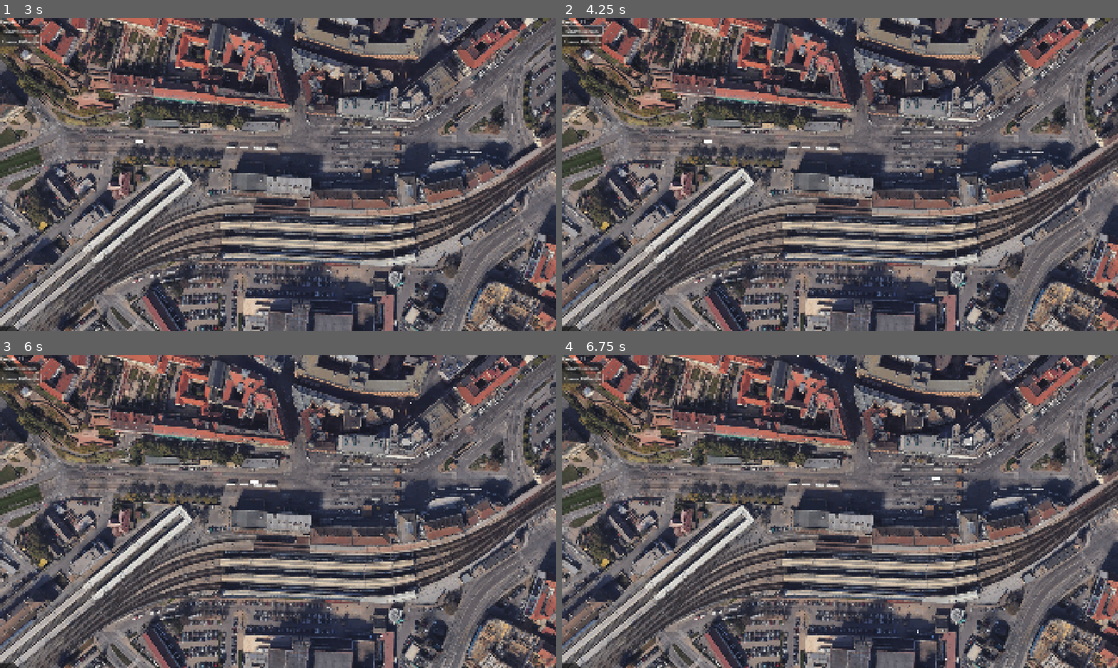
Above: before the commit, frames 1-4 (two rows, left to right).
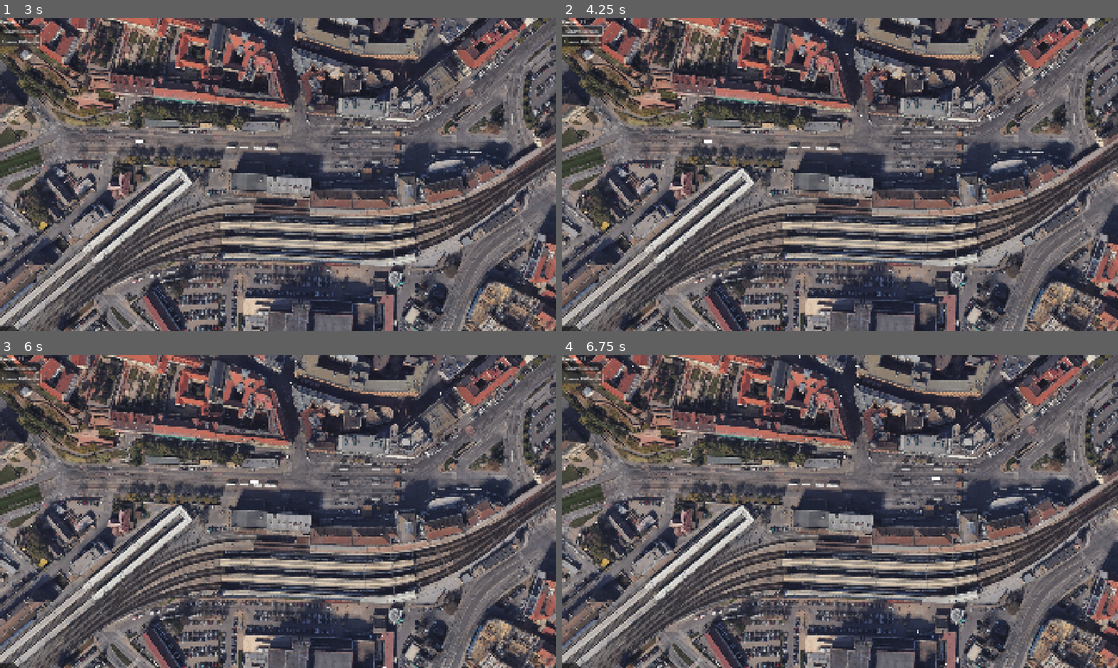
Above: after the commit, the same moments.

Repository: VojtaStruhar/hlavas
Game: Godot game, scene res://Scenes/main.tscn
Two runs of this game, one before a commit and one after it. Both use one fixed random seed, a clock stepped at 60 frames per second and the inputs below.
Inputs:
- Up to frame 1 (3 s): click "Spawn person" at 0.5 s; click "Spawn 10 People" at 1.25 s; click "Spawn person" at 2 s; click "Spawn 10 People" at 2.75 s
- Up to frame 2 (4.25 s): click "Spawn person" at 3.5 s
- Up to frame 3 (6 s): click "Spawn 10 People" at 4.25 s
- Up to frame 4 (6.75 s): no input

Frame 1 is identical in both runs. In frame 2, less than 0.1% of the frame differs, in the area x 3-80%, y 0-94%; in frame 3, less than 0.1%; in frame 4, less than 0.1%, in the area x 0-80%, y 0-100%.

Commit message:
Some more places, links, areas

Diff:
--- a/Scenes/main.tscn
+++ b/Scenes/main.tscn
@@ -18,7 +18,7 @@
 		people_label.text = \"People: \" + str(v)
 
 func _on_spawn_person_pressed() -> void:
-	var place = PlacesManager.places.pick_random() as PointOfInterest
+	var place = PlacesManager.get_random() as PointOfInterest
 	place.people_inside += 1
 	people_count += 1
 
@@ -101,15 +101,16 @@
 agent_radius = 2.0
 
 [sub_resource type="NavigationPolygon" id="NavigationPolygon_54rwp"]
-vertices = PackedVector2Array(981.547, 335.062, 1003.33, 342.32, 974.156, 399.727, 963.133, 391.281, 955.453, 405.969, 942.469, 397.023, 507.141, 388, 294.547, 372.992, 258.68, 380.008, 224.812, 359.648, 209.328, 363.562, 163.453, 283.68, 150.648, 294.469)
-polygons = Array[PackedInt32Array]([PackedInt32Array(0, 1, 2, 3), PackedInt32Array(3, 2, 4, 5), PackedInt32Array(5, 4, 6, 7), PackedInt32Array(7, 6, 8), PackedInt32Array(9, 7, 8, 10), PackedInt32Array(11, 9, 10, 12)])
-outlines = Array[PackedVector2Array]([PackedVector2Array(979, 330, 1009, 340, 977, 403, 956, 410, 507, 392, 258, 384, 207, 367, 145, 294, 164, 278, 227, 356, 295, 369, 942, 393, 960, 388)])
-agent_radius = 4.0
+vertices = PackedVector2Array(997, 366.633, 996.008, 489.828, 975.039, 488.156, 977.047, 407, 961.57, 389.641, 980.273, 332.531, 1006.4, 341.242, 956.078, 407, 942.242, 395.008, 507.07, 390, 294.773, 370.992, 258.352, 382, 225.898, 357.828, 208.141, 365.273, 163.719, 280.844, 147.82, 294.242)
+polygons = Array[PackedInt32Array]([PackedInt32Array(0, 1, 2, 3), PackedInt32Array(4, 5, 6, 0, 3, 7), PackedInt32Array(8, 4, 7), PackedInt32Array(8, 7, 9, 10), PackedInt32Array(10, 9, 11), PackedInt32Array(12, 10, 11, 13), PackedInt32Array(14, 12, 13, 15)])
+outlines = Array[PackedVector2Array]([PackedVector2Array(979, 330, 1009, 340, 999, 367, 998, 492, 973, 490, 975, 409, 956, 409, 507, 392, 258, 384, 207, 367, 145, 294, 164, 278, 227, 356, 295, 369, 942, 393, 960, 388)])
+agent_radius = 2.0
 
 [sub_resource type="NavigationPolygon" id="NavigationPolygon_nerr0"]
-vertices = PackedVector2Array(412.117, 33.0312, 368.742, 176.453, 306.25, 171.93, 351.992, 23.2578)
-polygons = Array[PackedInt32Array]([PackedInt32Array(0, 1, 2, 3)])
-outlines = Array[PackedVector2Array]([PackedVector2Array(345, 12, 425, 25, 376, 187, 293, 181)])
+vertices = PackedVector2Array(195.352, 13.2266, 234.539, -26.75, 238.156, 33.8828, 280.703, 66.2109, 293.148, 53.5234, 267.93, 145.344, 256.867, 146.648, 304.391, 165.859, 304.781, 150.422, 373.094, 182.773, 299.047, 177.422, 347.75, 16.5, 419.844, 28.2109)
+polygons = Array[PackedInt32Array]([PackedInt32Array(0, 1, 2), PackedInt32Array(3, 0, 2), PackedInt32Array(3, 2, 4), PackedInt32Array(3, 4, 5, 6), PackedInt32Array(7, 6, 5, 8, 9), PackedInt32Array(9, 10, 7), PackedInt32Array(11, 12, 9, 8)])
+outlines = Array[PackedVector2Array]([PackedVector2Array(345, 12, 425, 25, 376, 187, 293, 181, 299, 168, 252, 149, 276, 68, 189, 14, 238, -36, 242, 31, 298, 51, 273, 142, 302, 146)])
+agent_radius = 4.0
 
 [sub_resource type="NavigationPolygon" id="NavigationPolygon_74g3j"]
 vertices = PackedVector2Array(334.727, 261.922, 333.172, 286.102, 283.477, 303.594, 257.297, 287.219, 282.656, 261.023)
@@ -118,9 +119,9 @@
 agent_radius = 4.0
 
 [sub_resource type="NavigationPolygon" id="NavigationPolygon_g5y6a"]
-vertices = PackedVector2Array(403.328, 270.422, 477.578, 279.258, 458.43, 313.391, 395.5, 318.383, 280.289, 345.867, 286.641, 340.148, 222.023, 315.078, 217.523, 324.641)
-polygons = Array[PackedInt32Array]([PackedInt32Array(0, 1, 2, 3), PackedInt32Array(3, 2, 4, 5), PackedInt32Array(6, 5, 4, 7)])
-outlines = Array[PackedVector2Array]([PackedVector2Array(220, 310, 212, 327, 280, 350, 461, 317, 484, 276, 400, 266, 392, 315, 287, 336)])
+vertices = PackedVector2Array(403.328, 270.422, 477.578, 279.258, 458.43, 313.383, 439.008, 316.82, 395.5, 318.383, 413.328, 370.062, 410.367, 362.672, 442.82, 353.828, 450.141, 358.344, 433.977, 317.859, 280.289, 345.867, 286.641, 340.148, 222.023, 315.078, 217.523, 324.641)
+polygons = Array[PackedInt32Array]([PackedInt32Array(0, 1, 2, 3, 4), PackedInt32Array(5, 6, 7, 8), PackedInt32Array(3, 8, 7, 9), PackedInt32Array(4, 3, 9, 10, 11), PackedInt32Array(12, 11, 10, 13)])
+outlines = Array[PackedVector2Array]([PackedVector2Array(220, 310, 212, 327, 280, 350, 430.994, 322.471, 438, 351, 405, 360, 411, 375, 455, 361, 444, 320, 461, 317, 484, 276, 400, 266, 392, 315, 287, 336)])
 agent_radius = 4.0
 
 [sub_resource type="NavigationPolygon" id="NavigationPolygon_e0i0g"]
@@ -153,13 +154,31 @@
 outlines = Array[PackedVector2Array]([PackedVector2Array(1605, 388, 1605, 404, 1752, 414, 1748, 290, 1733, 289, 1731, 395)])
 agent_radius = 2.0
 
+[sub_resource type="NavigationPolygon" id="NavigationPolygon_6bp64"]
+vertices = PackedVector2Array(544.781, 1085.59, 605.891, 1125.41, 583.648, 1126.94, 500.297, 1058.48, 450.047, 999.93, 388.922, 952.117, 400.5, 939.602, 449.039, 981.938, 369.719, 936.383, 1150.91, 856.68, 1150.11, 873.531, 1053.22, 852, 1102.85, 848.992, 898.938, 840, 726.953, 852, 652.312, 843.992, 650.656, 856.023, 613.469, 855.953, 484.617, 878.922, 600.531, 871.039, 489.328, 892.094, 355.883, 947.102, 142.641, 744.469, 116.359, 737.523, 40.3203, 640.117, 22.0234, 632.258, 22.9609, 595.227, 207.25, 500.617, 216.273, 515.383, 59.6484, 616.492)
+polygons = Array[PackedInt32Array]([PackedInt32Array(0, 1, 2, 3), PackedInt32Array(4, 0, 3, 5), PackedInt32Array(6, 7, 4, 5, 8), PackedInt32Array(9, 10, 11, 12), PackedInt32Array(13, 12, 11, 14, 15), PackedInt32Array(15, 14, 16, 17), PackedInt32Array(18, 17, 16, 19, 20), PackedInt32Array(8, 18, 20, 6), PackedInt32Array(8, 5, 21), PackedInt32Array(22, 8, 21, 23), PackedInt32Array(24, 22, 23, 25), PackedInt32Array(26, 27, 28, 29, 25), PackedInt32Array(25, 29, 24)])
+outlines = Array[PackedVector2Array]([PackedVector2Array(208, 498, 219, 516, 61, 618, 43, 640, 144, 743, 370, 934, 484, 877, 613, 854, 652, 842, 899, 838, 1103, 847, 1153, 855, 1152, 876, 1053, 854, 727, 854, 651, 858, 601, 873, 490, 894, 404, 940, 451, 981, 452, 999, 546, 1084, 612, 1127, 583, 1129, 499, 1060, 388, 954, 355, 949, 115, 739, 20, 633, 21, 594)])
+agent_radius = 2.0
+
+[sub_resource type="NavigationPolygon" id="NavigationPolygon_344ge"]
+vertices = PackedVector2Array(-59.25, 439.211, -78.7891, 330.859, -25.4766, 384.18, -33.7969, 468.297, 5.52344, 380.859, 98.4375, 311.398, 119.648, 335.258, 139.594, 375.141, 124.977, 409.852)
+polygons = Array[PackedInt32Array]([PackedInt32Array(0, 1, 2, 3), PackedInt32Array(4, 5, 6, 7, 8, 3), PackedInt32Array(2, 4, 3)])
+outlines = Array[PackedVector2Array]([PackedVector2Array(-63, 441, -35, 473, 128, 413, 144, 375, 123, 333, 99, 306, 4, 377, -24, 380, -85, 319)])
+agent_radius = 4.0
+
 [sub_resource type="CircleShape2D" id="CircleShape2D_21xkr"]
+
+[sub_resource type="CircleShape2D" id="CircleShape2D_fdnlq"]
+radius = 9.0
 
 [sub_resource type="CircleShape2D" id="CircleShape2D_kry3j"]
 
 [sub_resource type="CircleShape2D" id="CircleShape2D_6bp64"]
 radius = 14.1421
 
+[sub_resource type="CircleShape2D" id="CircleShape2D_jkdf5"]
+radius = 12.0416
+
 [sub_resource type="CircleShape2D" id="CircleShape2D_344ge"]
 radius = 17.0294
 
@@ -174,6 +193,9 @@
 
 [sub_resource type="CircleShape2D" id="CircleShape2D_6iyac"]
 radius = 18.0278
+
+[sub_resource type="CircleShape2D" id="CircleShape2D_wsu2k"]
+radius = 15.2971
 
 [node name="Main" type="Node2D"]
 
@@ -377,6 +399,18 @@
 position = Vector2(988, 349)
 start_position = Vector2(62, -11)
 
+[node name="NoveSady_KFC2" type="NavigationLink2D" parent="Links"]
+position = Vector2(988, 349)
+start_position = Vector2(26, -34)
+
+[node name="Cedok_Hlavas" type="NavigationLink2D" parent="Links"]
+position = Vector2(976, 483)
+start_position = Vector2(-13, 20)
+
+[node name="Cedok_Hlavas2" type="NavigationLink2D" parent="Links"]
+position = Vector2(993, 484)
+start_position = Vector2(8, 21)
+
 [node name="Petrov_Schody1" type="NavigationLink2D" parent="Links"]
 position = Vector2(162, 295)
 end_position = Vector2(63, 27)
@@ -439,6 +473,28 @@
 position = Vector2(1741, 297)
 end_position = Vector2(-9, -56)
 
+[node name="NoveSady_Schody" type="NavigationLink2D" parent="Links"]
+position = Vector2(423, 362)
+start_position = Vector2(-6, 3)
+end_position = Vector2(-17, 19)
+
+[node name="NoveSady_Prechod" type="NavigationLink2D" parent="Links"]
+position = Vector2(289, 375)
+start_position = Vector2(-6, 3)
+end_position = Vector2(-9, 110)
+
+[node name="ChodnikyUDrahy" type="NavigationLink2D" parent="Links"]
+position = Vector2(252, 488)
+end_position = Vector2(-46, 23)
+
+[node name="Prechod_Kooperativa" type="NavigationLink2D" parent="Links"]
+position = Vector2(209, 356)
+end_position = Vector2(-80, 32)
+
+[node name="Dornych_Parkoviste" type="NavigationLink2D" parent="Links"]
+position = Vector2(1171, 870)
+end_position = Vector2(-36, -7)
+
 [node name="Navigation" type="Node2D" parent="."]
 
 [node name="Hlavas_Chodnik" type="NavigationRegion2D" parent="Navigation"]
@@ -528,8 +584,16 @@
 navigation_polygon = SubResource("NavigationPolygon_kry3j")
 use_edge_connections = false
 
-[node name="NavigationRegion2D" type="NavigationRegion2D" parent="Navigation"]
+[node name="Bokem_Chodnik" type="NavigationRegion2D" parent="Navigation"]
 navigation_polygon = SubResource("NavigationPolygon_21xkr")
+use_edge_connections = false
+
+[node name="KolemDrahy_Chodnik" type="NavigationRegion2D" parent="Navigation"]
+navigation_polygon = SubResource("NavigationPolygon_6bp64")
+use_edge_connections = false
+
+[node name="NoveSadyPark_Chodnik" type="NavigationRegion2D" parent="Navigation"]
+navigation_polygon = SubResource("NavigationPolygon_344ge")
 use_edge_connections = false
 
 [node name="KFC" parent="." instance=ExtResource("4_jjvhh")]
@@ -539,10 +603,16 @@
 shape = SubResource("CircleShape2D_21xkr")
 
 [node name="ExitDoor" parent="KFC" instance=ExtResource("5_kry3j")]
-position = Vector2(12, 10)
-
-[node name="ExitDoor2" parent="KFC" instance=ExtResource("5_kry3j")]
-position = Vector2(-10, -10)
+position = Vector2(-4, 4)
+
+[node name="McDonalds" parent="." instance=ExtResource("4_jjvhh")]
+position = Vector2(955, 130)
+
+[node name="CollisionShape2D" type="CollisionShape2D" parent="McDonalds"]
+shape = SubResource("CircleShape2D_fdnlq")
+
+[node name="ExitDoor" parent="McDonalds" instance=ExtResource("5_kry3j")]
+position = Vector2(1, -2)
 
 [node name="Dornych" parent="." instance=ExtResource("4_jjvhh")]
 position = Vector2(1256, 971)
@@ -566,6 +636,22 @@
 shape = SubResource("CircleShape2D_6bp64")
 
 [node name="ExitDoor" parent="Vankovka" instance=ExtResource("5_kry3j")]
+
+[node name="NaDraze" parent="." instance=ExtResource("4_jjvhh")]
+position = Vector2(51, 629)
+
+[node name="CollisionShape2D" type="CollisionShape2D" parent="NaDraze"]
+shape = SubResource("CircleShape2D_jkdf5")
+
+[node name="ExitDoor" parent="NaDraze" instance=ExtResource("5_kry3j")]
+
+[node name="Lazne" parent="." instance=ExtResource("4_jjvhh")]
+position = Vector2(-60, 392)
+
+[node name="CollisionShape2D" type="CollisionShape2D" parent="Lazne"]
+shape = SubResource("CircleShape2D_jkdf5")
+
+[node name="ExitDoor" parent="Lazne" instance=ExtResource("5_kry3j")]
 
 [node name="Anapurna" parent="." instance=ExtResource("4_jjvhh")]
 position = Vector2(1451, 132)
@@ -631,5 +717,16 @@
 [node name="ExitDoor2" parent="Malinak" instance=ExtResource("5_kry3j")]
 position = Vector2(159, 13)
 
+[node name="Katedrala" parent="." instance=ExtResource("4_jjvhh")]
+position = Vector2(205, -12)
+
+[node name="CollisionShape2D" type="CollisionShape2D" parent="Katedrala"]
+shape = SubResource("CircleShape2D_wsu2k")
+
+[node name="ExitDoor" parent="Katedrala" instance=ExtResource("5_kry3j")]
+
+[node name="ExitDoor2" parent="Katedrala" instance=ExtResource("5_kry3j")]
+position = Vector2(157, -42)
+
 [connection signal="pressed" from="CanvasLayer/VBoxContainer/SpawnPerson" to="CanvasLayer" method="_on_spawn_person_pressed"]
 [connection signal="pressed" from="CanvasLayer/VBoxContainer/Spawn10People" to="CanvasLayer" method="_on_spawn_10_people_pressed"]
--- a/Scripts/PlacesManager.gd
+++ b/Scripts/PlacesManager.gd
@@ -1,3 +1,13 @@
 extends Node
 
-var places: Array[Node2D]
+var rng = RandomNumberGenerator.new()
+
+var _places: Array[Node2D]
+var _weights: Array[int]
+
+func register(place: Node2D, weight: int) -> void:
+	_places.append(place)
+	_weights.append(weight)
+
+func get_random() -> Node2D:
+	return _places[rng.rand_weighted(_weights)]
--- a/Scripts/brnak.gd
+++ b/Scripts/brnak.gd
@@ -10,10 +10,8 @@
 func _ready() -> void:
 	SPEED += randi_range(-3, 3)
 
-	goal = PlacesManager.places.pick_random()
+	goal = PlacesManager.get_random()
 	print("Heading to ", goal.name)
-
-	agent.navigation_finished.connect(on_arrive)
 
 	if goal:
 		start.call_deferred()
@@ -27,6 +25,3 @@
 
 	var next_pos = agent.get_next_path_position()
 	position = position.move_toward(next_pos, delta * SPEED)
-
-func on_arrive() -> void:
-	print(name, " arrived")
--- a/Scripts/point_of_interest.gd
+++ b/Scripts/point_of_interest.gd
@@ -1,5 +1,8 @@
 @icon("res://Assets/poi_icon.png")
 class_name PointOfInterest extends Area2D
+
+@export var weight: int = 10
+@export var release_period: int = 3
 
 @onready var release_timer: Timer = $ReleaseTimer
 
@@ -9,9 +12,12 @@
 const BRNAK_TEMPLATE = preload("res://Scenes/brnak.tscn")
 
 func _ready() -> void:
-	PlacesManager.places.append(self)
+	PlacesManager.register(self, weight)
 
+
+	release_timer.wait_time = release_period
 	release_timer.timeout.connect(release_person)
+
 	self.area_entered.connect(on_area_entered)
 
 	for child in get_children():
Not shown: 1 places in Scenes/main.tscn that only renumber resources
